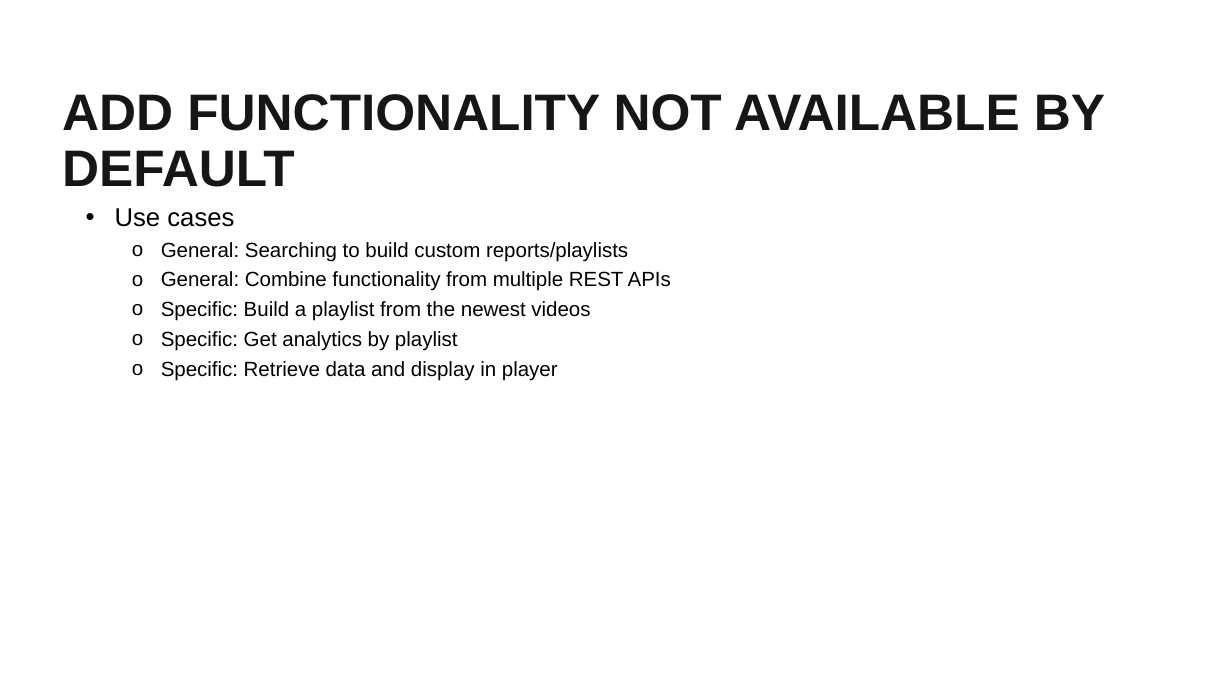
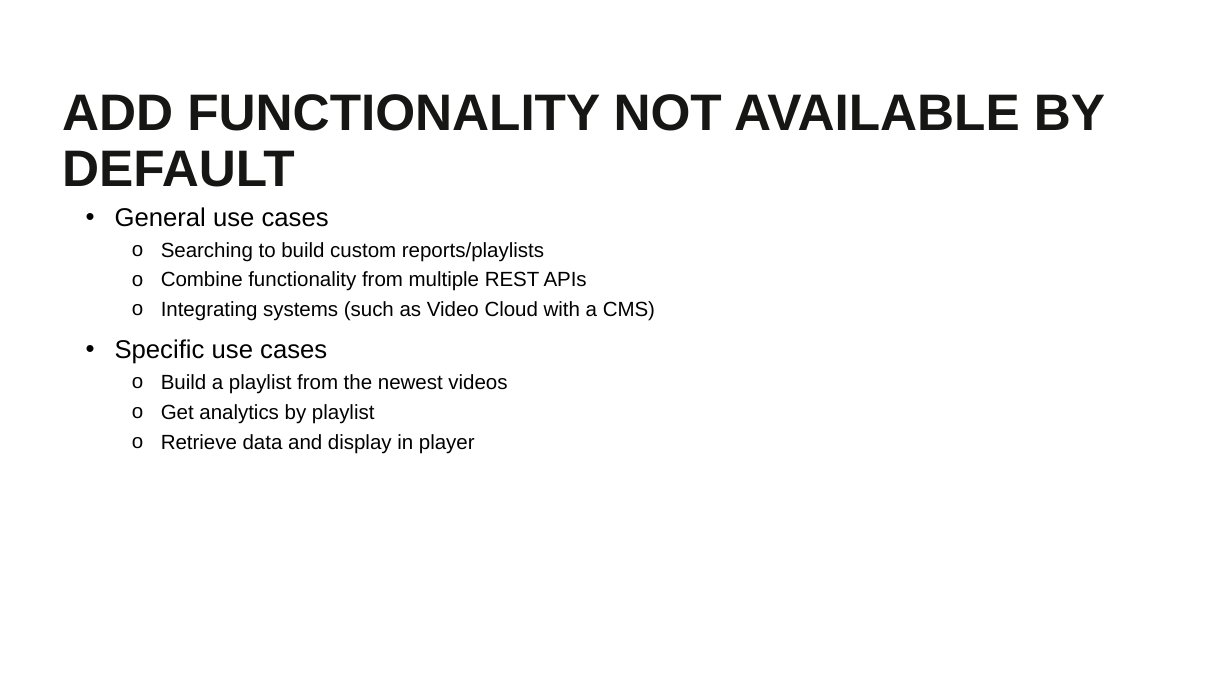
Before and after one commit to BrightcoveLearning/BCL-LearningSamples, a slide deck: slide 6 of PLAYTV2020/matt-boles-video.pptx. Drawn at 1232x693 pixels with LibreOffice and Linux fonts; fonts in the diff are those of the drawing; background and template pictures are left out. Boxes give left, top, right and bottom in pixels: in the first picture for what was removed or moved away, otherwise in the second. Text is boxed around its words. In the diff, an @@ line names an element or a change of style, - is before the commit and + after.

```diff
--- a/PLAYTV2020/matt-boles-video.pptx
+++ b/PLAYTV2020/matt-boles-video.pptx
@@ text at [115,207,655,454]: text changed @@
-• Use cases
-  o General: Searching to build custom reports/playlists
-  o General: Combine functionality from multiple REST APIs
-  o Specific: Build a playlist from the newest videos
-  o Specific: Get analytics by playlist
-  o Specific: Retrieve data and display in player
+• General use cases
+  o Searching to build custom reports/playlists
+  o Combine functionality from multiple REST APIs
+  o Integrating systems (such as Video Cloud with a CMS)
+• Specific use cases
+  o Build a playlist from the newest videos
+  o Get analytics by playlist
+  o Retrieve data and display in player
```
Also in this commit, not shown: 5 other slides changed.
